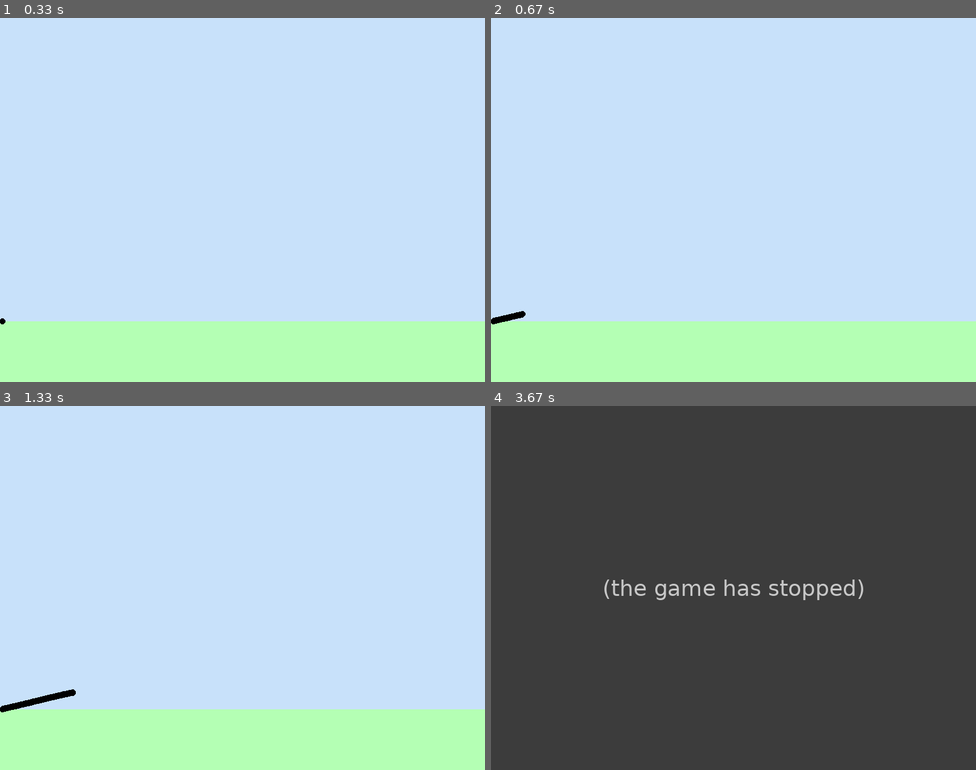
Above: before the commit, frames 1-4 (two rows, left to right).
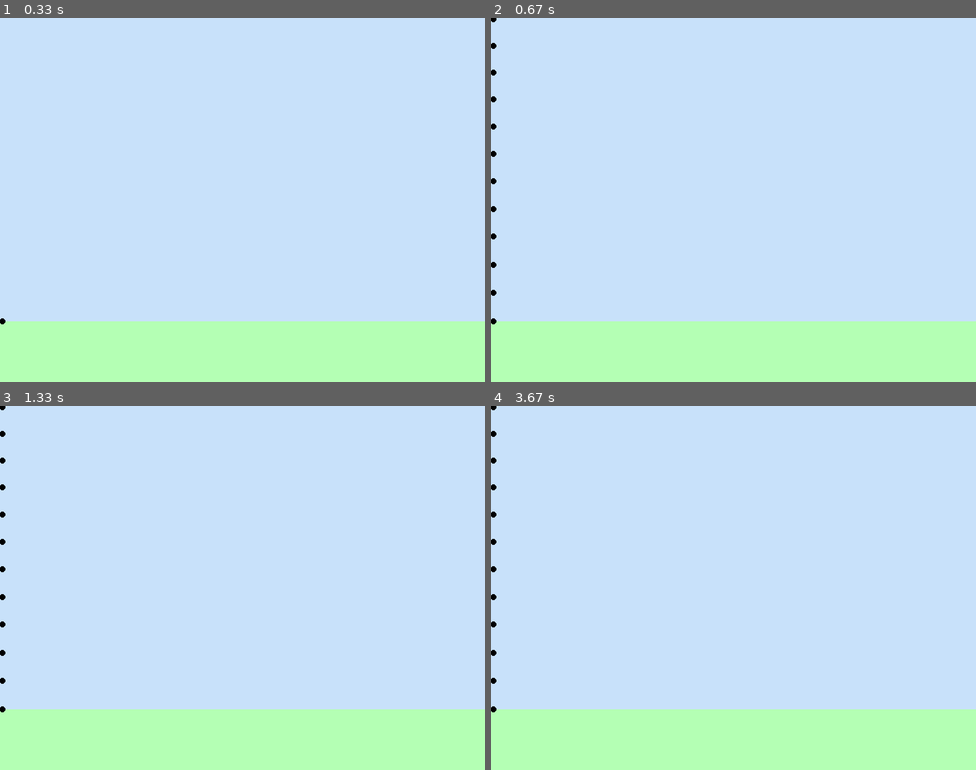
Above: after the commit, the same moments.

Repository: Dark-Cyan/Computational-Physics
Game: pygame game, started from Unit 2/projectiles/main.py
The game is run twice, just before and just after one commit, with the same random seed, the same clock (stepped at 60 frames per second) and the same inputs.
Inputs:
- Up to frame 1 (0.33 s): no input
- Up to frame 2 (0.67 s): tap Space at 0.33 s
- Up to frame 3 (1.33 s): no input
- Up to frame 4 (3.67 s): no input

Frame 1 is identical in both runs. In frame 2, 0.3% of the frame differs, in the area x 0-8%, y 0-84%; in frame 3, 0.4%; in frame 4, 100%, in the area x 0-100%, y 0-100%.
Before the commit the program exited at 3.38 s; later frames show no game.

Commit message:
Completed Problem Set 2 Except Challenge 4

Diff:
--- a/Unit 2/projectiles/physics.py
+++ b/Unit 2/projectiles/physics.py
@@ -13,12 +13,13 @@
 t=0
 
 maxHeight = 0
+maxHeightTime = 0
 maxRange = 0
 
 #ball parameters
 
-mass = 0.045
-radius = 0.021335
+mass = 350
+radius = 0.4
 
 #pumpkin chunkin
 
@@ -32,9 +33,9 @@
 
 #launch parameters
 
-angle = 12
-spin = -240 #negative for backspin positive for topspin
-speed = 77 #20-abs(spin) #Basketball off the Gordon Dam#40/math.sin(math.radians(angle/3+35)) #Lunar Golf
+angle = 90
+spin = 0 #negative for backspin positive for topspin
+speed = 2339.2719237 #20-abs(spin) #Basketball off the Gordon Dam#40/math.sin(math.radians(angle/3+35)) #Lunar Golf
 height = 0 #barrelLength * math.sin(math.radians(angle)) #Pumpkin Chunkin
 
 #brute forcing part 2
@@ -47,7 +48,7 @@
 
 baseball=Ball(mass,radius,Vec(0,height,0),speed,angle,spin)
 
-wind = Vec(0,0,-12)
+wind = Vec(0,0,0)
 
 run = True
 go = False
@@ -67,10 +68,25 @@
 def lift(a):
     return s * (a.w.cross(airpseed(a)))
 
+def fixModel(a):
+    global p
+    h = a.pos.y
+    if h < 11000:
+        a.T = 15.04 - 0.00649 * h
+        a.P = 101.29 * ((a.T + 273.1)/288.08) ** 5.256
+    elif h >= 11000 and h < 25000:
+        a.T = -56.46
+        a.P = 22.65 * math.e ** (1.73 - 0.000157 * h)
+    else:
+        a.T = -131.21 + 0.00299 * h
+        a.P = 2.488 * ((a.T + 273.1)/216.6) ** -11.388
+    p = a.P / (0.2869 * (a.T + 273.1))
+
 def move(a,reps):
     global t
     if go == True:
         for i in range(reps):
+            fixModel(a)
             acc=netforce(a)/a.m
             a.vec+=acc*dt
             a.pos+=a.vec*dt
@@ -82,15 +98,18 @@
 def checker(a):
     global run
     global maxHeight
+    global maxHeightTime
 
     #if abs(a.vec.y)<0.01:
     #    print(f'Max Height = {round(a.pos.y,2)} m')
     if a.pos.y > maxHeight:
         maxHeight = a.pos.y
+        maxHeightTime = t
     if a.pos.y<0: #float and it's checking to see if you've hit the ground
         print(f'Time = {t} s')
         print(f'Range = {a.pos.x} m')
         #print(f'Range = {a.pos.x * 1.09361} yd')
         print(f'Final Speed = {a.vec.mag()} m/s')
         print(f'Max Height = {maxHeight} m')
+        print(f'Max Height Time = {maxHeightTime} s')
         run = False
--- a/Unit 2/projectiles/stuff.py
+++ b/Unit 2/projectiles/stuff.py
@@ -8,7 +8,9 @@
         self.m=mass
         self.r=radius
         self.A=math.pi*radius**2
-        self.C=0.3
+        self.C=0.15
         self.pos=initial_pos
         self.vec = Vec(math.cos(math.radians(angle_deg))*speed,math.sin(math.radians(angle_deg))*speed,0)
         self.w = Vec(0,0,-spin) #only works for 2D rn
+        self.T = 0
+        self.P = 0
